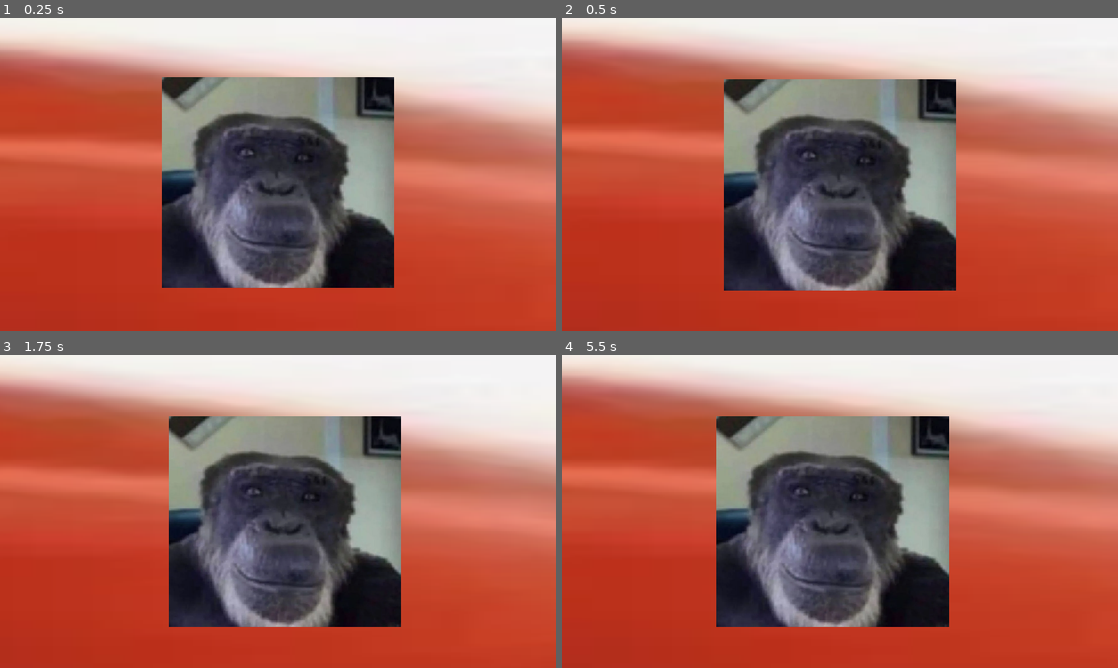
Above: before the commit, frames 1-4 (two rows, left to right).
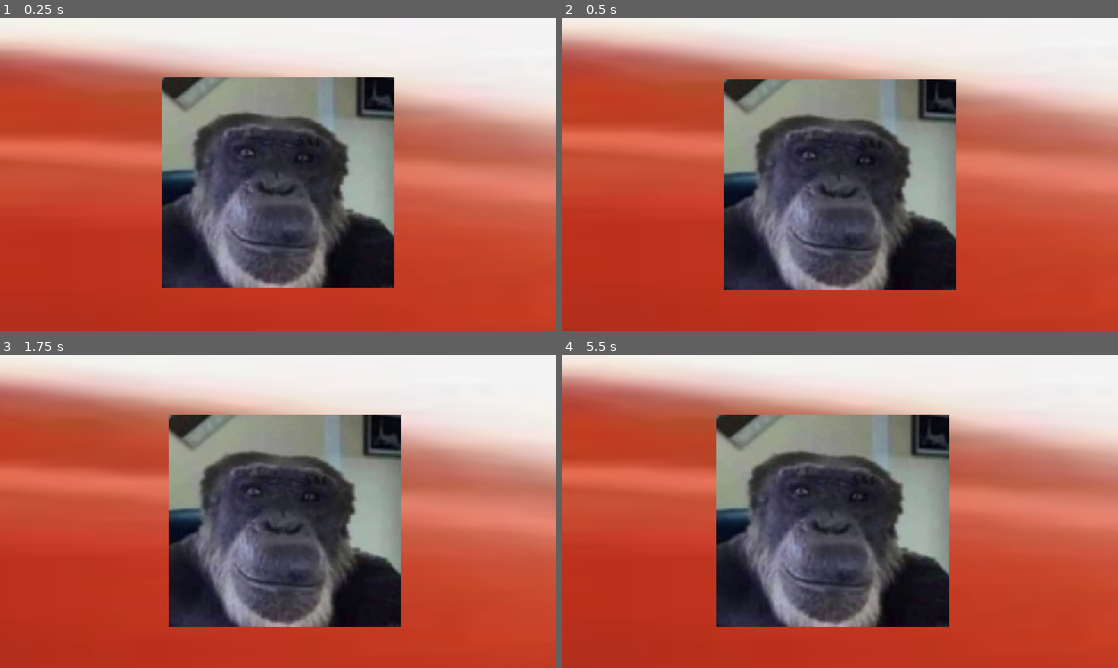
Above: after the commit, the same moments.

Repository: JustMan444/Game
Game: Godot game, scene res://scenes/level.tscn
Two runs of this game, one before a commit and one after it. Both use one fixed random seed, a clock stepped at 60 frames per second and the inputs below.
Inputs (mouse positions are in pixels of both pictures, inside the frame that each line leads up to):
- Up to frame 1 (0.25 s): no input
- Up to frame 2 (0.5 s): no input
- Up to frame 3 (1.75 s): tap Enter (ui_accept) at 0.5 s; move the mouse to (400, 495) at 0.52 s; hold D (move_right) 0.53-1.28 s; tap E (interact) at 0.6 s; tap Space (jump) at 0.77, 1.52 s; move the mouse to (166, 527) at 1.27 s; hold S (move_back) from 1.28 s (still down); tap C at 1.35 s
- Up to frame 4 (5.5 s): move the mouse to (895, 442) at 2.02 s; release S (move_back) at 2.03 s; hold D (move_right) 2.03-2.78 s; tap E (interact) at 2.1, 3.6, 5.1 s; move the mouse to (812, 574) at 2.77 s; hold W (move_forward) 2.78-3.53 s; tap C at 2.85, 4.35 s; tap Space (jump) at 3.02, 3.77, 4.52 s; move the mouse to (1006, 558) at 3.52 s; hold A (move_left) 3.53-5.03 s; move the mouse to (673, 464) at 4.27 s; move the mouse to (867, 511) at 5.02 s; hold S (move_back) from 5.03 s (still down)

Frame 1 is identical in both runs. In frame 2, less than 0.1% of the frame differs, in the area x 29-71%, y 86-88%; in frame 3, 0.2%; in frame 4, 0.2%, in the area x 27-70%, y 19-20%.

Commit message:
пиздец
добавлено качка камеры при падение на обьекты

Diff:
--- a/scripts/Player2D/player_2d.gd
+++ b/scripts/Player2D/player_2d.gd
@@ -3,20 +3,27 @@
 # Движение
 @export var speed = 300.0
 @export var jump_velocity = -400.0
-@export var gravity = 980.0  # стандартная гравитация
+@export var gravity = 980.0
 
 # Взаимодействие
 var nearby_object = null
 var can_interact = false
 
-@onready var hint_label = $HintLabel  # Label для подсказки "Нажмите E"
+var was_in_air = false
+var camera_bounce_tween = null
+
+@onready var hint_label = $HintLabel
+
+func _ready():
+	if hint_label:
+		hint_label.hide()
 
 func _physics_process(delta):
 	# Гравитация
 	if not is_on_floor():
 		velocity.y += gravity * delta
 
-	# Прыжок (отдельная кнопка, например, Space)
+	# Прыжок
 	if Input.is_action_just_pressed("jump") and is_on_floor():
 		velocity.y = jump_velocity
 
@@ -29,12 +36,16 @@
 
 	move_and_slide()
 
-	# Взаимодействие (кнопка E)
+	# Взаимодействие
 	if Input.is_action_just_pressed("interact") and can_interact and nearby_object:
 		if nearby_object.has_method("interact"):
 			nearby_object.interact()
 
-# Сигналы от зонда (подключаются в редакторе)
+	# Эффект приземления
+	if was_in_air and is_on_floor():
+		bounce_camera()
+	was_in_air = not is_on_floor()
+
 func _on_InteractZone_body_entered(body):
 	if body.has_method("interact"):
 		nearby_object = body
@@ -49,3 +60,15 @@
 		can_interact = false
 		if hint_label:
 			hint_label.hide()
+
+func bounce_camera():
+	var cam = get_viewport().get_camera_2d()
+	if not cam:
+		return
+	if camera_bounce_tween and camera_bounce_tween.is_valid():
+		camera_bounce_tween.kill()
+	camera_bounce_tween = create_tween()
+	var original = cam.position
+	var target_down = original + Vector2(0, 3)
+	camera_bounce_tween.tween_property(cam, "position", target_down, 0.05)
+	camera_bounce_tween.tween_property(cam, "position", original, 0.1)
